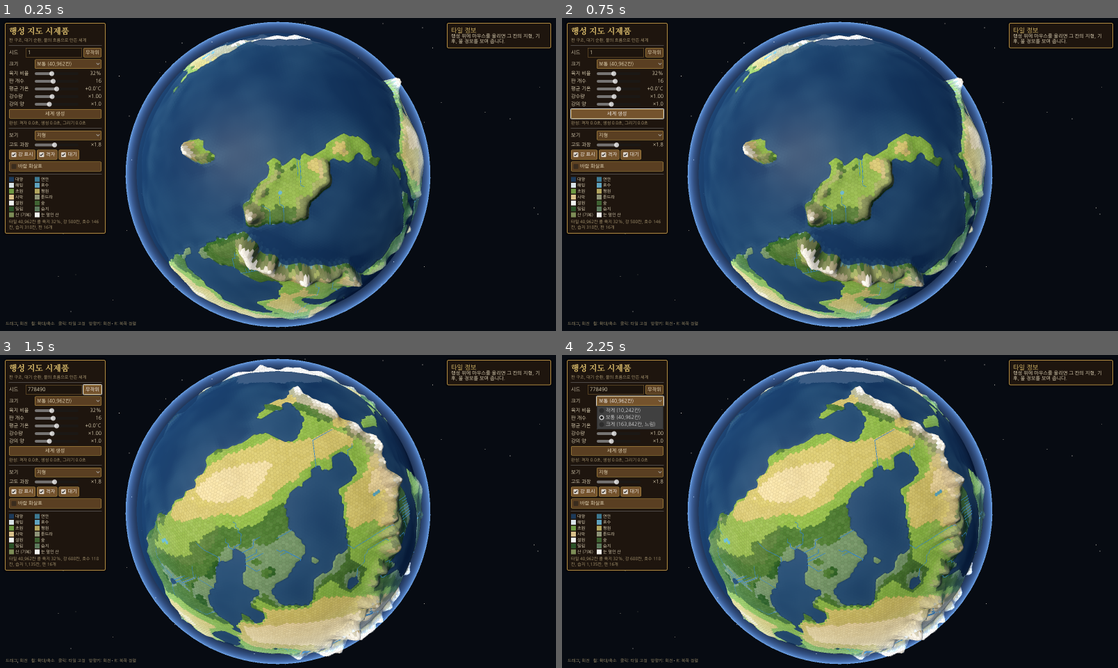
Above: before the commit, frames 1-4 (two rows, left to right).
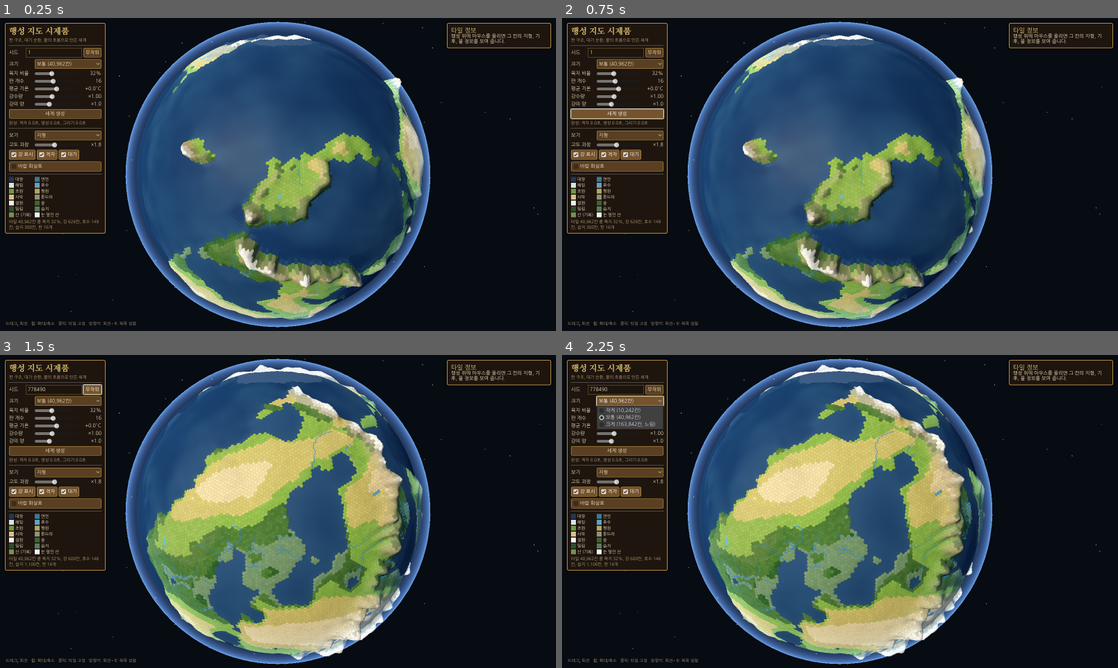
Above: after the commit, the same moments.

Repository: azsky18/planet-civ
Game: Godot game, scene res://main.tscn
Same seed, same stepped clock (60 frames per second), same inputs: the game is played once before the commit and once after it.
Inputs:
- Up to frame 1 (0.25 s): no input
- Up to frame 2 (0.75 s): click "세계 생성" at 0.5 s
- Up to frame 3 (1.5 s): click "무작위" at 1.25 s
- Up to frame 4 (2.25 s): click "보통 (40,962칸)" at 2 s

The runs differ from the first frame. In frame 1, 0.8% of the frame differs, in the area x 4-76%, y 5-96%; in frame 2, 0.8%; in frame 3, 1.4%, in the area x 5-76%, y 5-96%; in frame 4, 1.4%.

Commit message:
해안선을 육각 칸 경계에 맞추고 강을 곡선으로
- 땅과 바다가 만나는 꼭짓점을 수면 높이에 고정해 해안선이 칸 경계를 따름
- 강을 흔든 조절점을 지나는 2차 베지어 곡선으로 그리고 평지에서 굽이침 추가
- 강 리본을 지형 표면 위에 정확히 올림
- 경로용 미세 기복을 키워 강 경로 자체도 덜 곧게

Co-Authored-By: Claude Opus 5.5 <noreply@anthropic.com>
Claude-Session: https://claude.ai/code/session_01Qhjcv8Tv8MobJdzUP6SP2S

Diff:
--- a/scripts/planet_view.gd
+++ b/scripts/planet_view.gd
@@ -139,7 +139,15 @@
 	var fc: int = hs.face_centers.size()
 	corner_radius.resize(fc)
 	for f in fc:
-		corner_radius[f] = (tile_radius[hs.face_tiles[f * 3]] + tile_radius[hs.face_tiles[f * 3 + 1]] + tile_radius[hs.face_tiles[f * 3 + 2]]) / 3.0
+		var ta: int = hs.face_tiles[f * 3]
+		var tb: int = hs.face_tiles[f * 3 + 1]
+		var tc: int = hs.face_tiles[f * 3 + 2]
+		var sea: int = int(gen.elevation[ta] < 0.0) + int(gen.elevation[tb] < 0.0) + int(gen.elevation[tc] < 0.0)
+		if sea > 0 and sea < 3:
+			# 땅과 바다가 만나는 꼭짓점은 정확히 수면 높이에 둔다 -> 해안선이 칸 경계를 따라간다
+			corner_radius[f] = 1.0
+		else:
+			corner_radius[f] = (tile_radius[ta] + tile_radius[tb] + tile_radius[tc]) / 3.0
 	_build_terrain()
 	_build_lakes()
 	_build_rivers()
@@ -352,36 +360,107 @@
 	return (hs.centers[i] * tile_radius[i] + hs.centers[j] * tile_radius[j]) * 0.5
 
 
+## 방향 dir 이 가리키는 지형 표면 위의 점 (타일 부채꼴 삼각형 평면과의 교점)
+func surface_point(dir: Vector3, hint: int) -> Vector3:
+	var t: int = hs.find_tile(dir, hint)
+	var c: Vector3 = hs.centers[t]
+	var pc: Vector3 = c * tile_radius[t]
+	var off: int = hs.nb_offsets[t]
+	var deg: int = hs.degree(t)
+	for k in deg:
+		var a: Vector3 = corner_pos(off + k)
+		var b: Vector3 = corner_pos(off + (k + 1) % deg)
+		var s1: float = dir.dot(c.cross(a))
+		var s2: float = dir.dot(a.cross(b))
+		var s3: float = dir.dot(b.cross(c))
+		if (s1 >= 0.0 and s2 >= 0.0 and s3 >= 0.0) or (s1 <= 0.0 and s2 <= 0.0 and s3 <= 0.0):
+			var nn: Vector3 = (a - pc).cross(b - pc)
+			var den: float = nn.dot(dir)
+			if absf(den) > 1e-9:
+				return dir * (nn.dot(pc) / den)
+	return dir * tile_radius[t]
+
+
+func _jitter_dir(i: int) -> Vector3:
+	var c: Vector3 = hs.centers[i]
+	var h1: float = _hash01(i * 3 + 1) - 0.5
+	var h2: float = _hash01(i * 7 + 2) - 0.5
+	var en: Array = WorldGen.east_north(c)
+	return (c + ((en[0] as Vector3) * h1 + (en[1] as Vector3) * h2) * hs.spacing * 0.7).normalized()
+
+
+static func _bez(a: Vector3, c: Vector3, b: Vector3, t: float) -> Vector3:
+	var u: float = 1.0 - t
+	return (a * (u * u) + c * (2.0 * u * t) + b * (t * t)).normalized()
+
+
 func _build_rivers() -> void:
 	var pos := PackedVector3Array()
 	var idx := PackedInt32Array()
+	var n: int = hs.count
 	var max_flow: float = 1.0
-	for i in hs.count:
+	var main_up := PackedInt32Array()
+	main_up.resize(n)
+	main_up.fill(-1)
+	for i in n:
+		if gen.is_river[i] == 0:
+			continue
+		max_flow = maxf(max_flow, gen.flow[i])
+		var d: int = gen.downstream[i]
+		if d >= 0 and (main_up[d] < 0 or gen.flow[i] > gen.flow[main_up[d]]):
+			main_up[d] = i
+	var ctrl := {}
+	for i in n:
 		if gen.is_river[i] == 1:
-			max_flow = maxf(max_flow, gen.flow[i])
-	var lift: float = 0.0012 * maxf(exaggeration, 0.5)
-	for i in hs.count:
+			ctrl[i] = _jitter_dir(i)
+	var lift: float = 0.0015 * maxf(exaggeration, 0.5)
+	const SAMPLES := 10
+	for i in n:
 		if gen.is_river[i] == 0:
 			continue
 		var d: int = gen.downstream[i]
 		if d < 0:
 			continue
-		var w: float = hs.spacing * (0.1 + 0.22 * sqrt(gen.flow[i] / max_flow))
-		var ci: Vector3 = hs.centers[i]
-		var cd: Vector3 = hs.centers[d]
-		var p0: Vector3 = ci * tile_radius[i]
-		var pm: Vector3 = _edge_mid(i, d)
-		p0 += ci * lift
-		pm += pm.normalized() * lift
-		_ribbon(pos, idx, p0, pm, w)
-		if gen.elevation[d] < 0.0:
-			# 하구: 수면 아래까지 이어서 바다와 만나게 한다
-			_ribbon(pos, idx, pm, ((pm.normalized() + cd) * 0.5).normalized() * (1.0 - 0.001), w)
-		elif gen.is_lake[d] == 1:
-			_ribbon(pos, idx, pm, ((pm.normalized() + cd) * 0.5).normalized() * lake_level(d), w)
-		else:
-			_ribbon(pos, idx, pm, cd * (tile_radius[d] + lift), w)
-		_disc(pos, idx, p0, ci, w * 0.5)
+		var ci: Vector3 = ctrl[i]
+		var d_water: bool = gen.elevation[d] < 0.0 or gen.is_lake[d] == 1
+		var cd: Vector3 = ctrl[d] if ctrl.has(d) else hs.centers[d]
+		var start: Vector3 = ci
+		if main_up[i] >= 0:
+			start = ((ctrl[main_up[i]] as Vector3) + ci).normalized()
+		var end: Vector3 = (ci + cd).normalized()
+		if d_water:
+			end = (ci * 0.3 + cd * 0.7).normalized()   # 물 안쪽까지 이어서 하구가 끊기지 않게
+		elif main_up[d] != i:
+			# 지류: 본류 곡선의 가운데 점으로 합류
+			var ms: Vector3 = cd
+			if main_up[d] >= 0:
+				ms = ((ctrl[main_up[d]] as Vector3) + cd).normalized()
+			var dd: int = gen.downstream[d]
+			var me: Vector3 = cd
+			if dd >= 0:
+				me = (cd + (ctrl[dd] if ctrl.has(dd) else hs.centers[dd])).normalized()
+			end = _bez(ms, cd, me, 0.5)
+		var w0: float = hs.spacing * (0.08 + 0.2 * sqrt(gen.flow[i] / max_flow))
+		var w1: float = w0
+		if not d_water and gen.is_river[d] == 1:
+			w1 = hs.spacing * (0.08 + 0.2 * sqrt(gen.flow[d] / max_flow))
+		# 평지에서는 조금 더 굽이친다
+		var flat: float = clampf(1.0 - gen.elevation[i] * 4.0, 0.3, 1.0)
+		var amp: float = hs.spacing * 0.14 * flat * (1.0 if _hash01(i + 99) > 0.5 else -1.0)
+		var pts: Array = []
+		for sidx in SAMPLES + 1:
+			var t: float = float(sidx) / SAMPLES
+			var dir: Vector3 = _bez(start, ci, end, t)
+			var tang: Vector3 = _bez(start, ci, end, minf(t + 0.05, 1.0)) - _bez(start, ci, end, maxf(t - 0.05, 0.0))
+			var side: Vector3 = tang.cross(dir).normalized()
+			dir = (dir + side * amp * sin(TAU * t)).normalized()
+			var p: Vector3 = surface_point(dir, i)
+			var r: float = p.length()
+			if d_water and t > 0.5:
+				var wl: float = lake_level(d) if gen.is_lake[d] == 1 else 1.0
+				r = maxf(r, wl) if t < 0.9 else wl - 0.0005
+			pts.append(dir * (r + lift))
+		_strip(pos, idx, pts, w0, w1)
 	var m := ArrayMesh.new()
 	if pos.size() > 0:
 		var arr: Array = []
@@ -390,6 +469,24 @@
 		arr[Mesh.ARRAY_INDEX] = idx
 		m.add_surface_from_arrays(Mesh.PRIMITIVE_TRIANGLES, arr)
 	river_mi.mesh = m
+
+
+func _strip(pos: PackedVector3Array, idx: PackedInt32Array, pts: Array, w0: float, w1: float) -> void:
+	var m: int = pts.size()
+	var base: int = pos.size()
+	for k in m:
+		var p: Vector3 = pts[k]
+		var a: Vector3 = pts[maxi(k - 1, 0)]
+		var b: Vector3 = pts[mini(k + 1, m - 1)]
+		var side: Vector3 = (b - a).cross(p.normalized())
+		if side.length_squared() < 1e-14:
+			side = Vector3.UP.cross(p).normalized()
+		side = side.normalized() * lerpf(w0, w1, float(k) / (m - 1)) * 0.5
+		pos.append(p - side)
+		pos.append(p + side)
+	for k in m - 1:
+		var v: int = base + k * 2
+		idx.append_array([v, v + 1, v + 3, v, v + 3, v + 2])
 
 
 func _ribbon(pos: PackedVector3Array, idx: PackedInt32Array, a: Vector3, b: Vector3, w: float) -> void:
--- a/scripts/world_gen.gd
+++ b/scripts/world_gen.gd
@@ -495,10 +495,10 @@
 					break
 	# 평탄한 곳에서 강이 자로 그은 듯 곧게 흐르지 않도록 아주 작은 기복을 더한 경로용 고도
 	var route := elevation.duplicate()
-	var rn := _noise(9.0, 2, 51)
+	var rn := _noise(14.0, 3, 51)
 	for i in n:
 		if route[i] >= 0.0:
-			route[i] += (rn.get_noise_3dv(hs.centers[i]) + 1.0) * 0.004
+			route[i] += (rn.get_noise_3dv(hs.centers[i]) + 1.0) * 0.012
 	var order := PackedInt32Array()
 	var eps: float = 1e-5
 	while heap.size() > 0:
